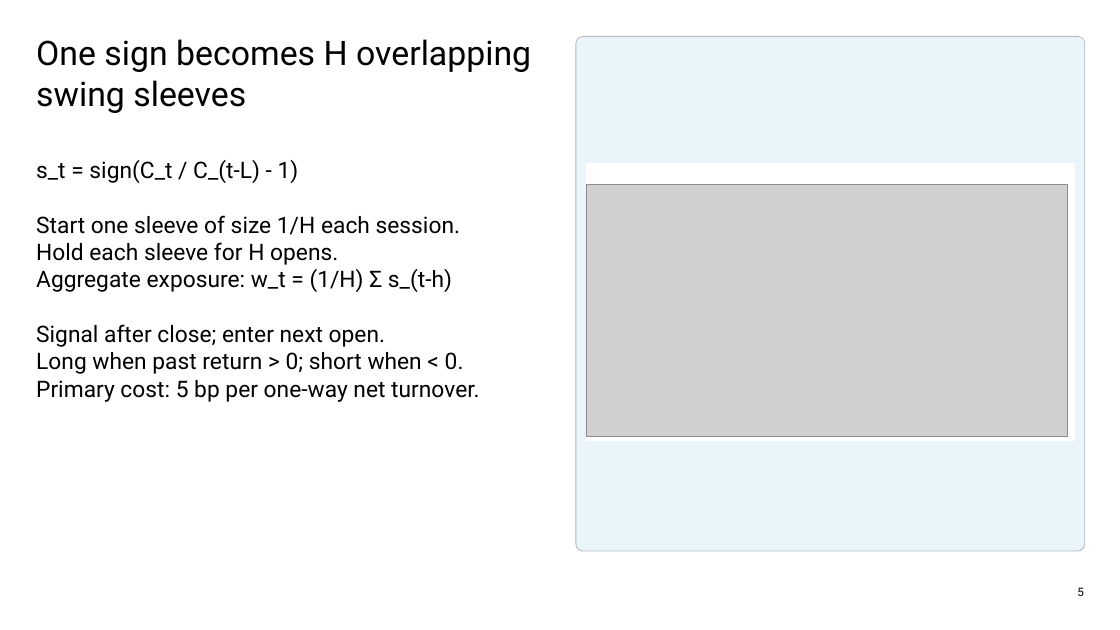
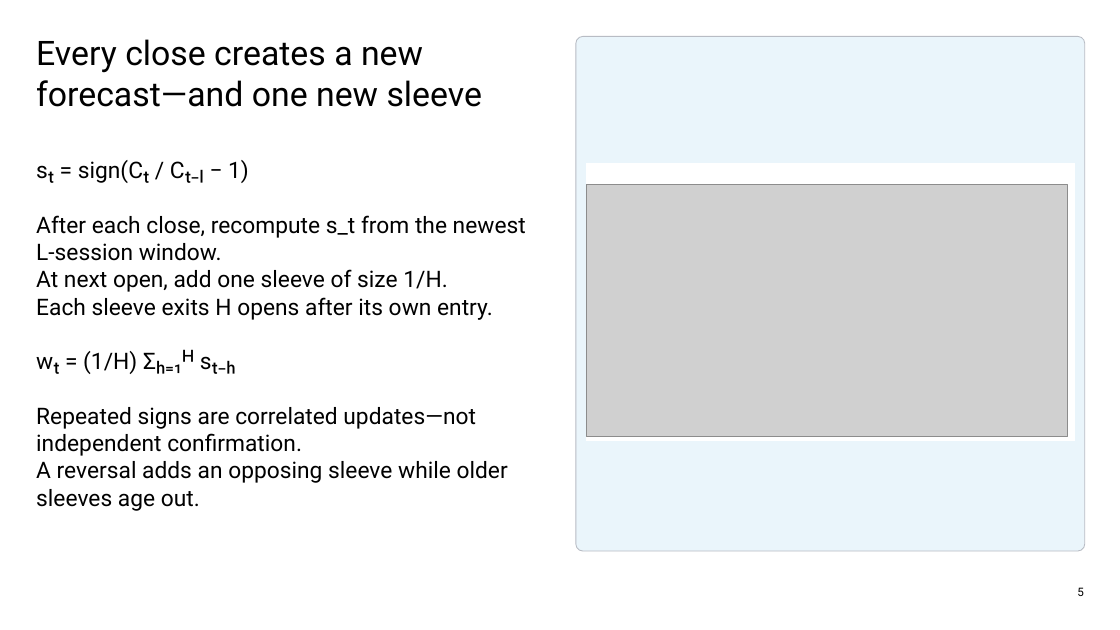
Before and after one commit to Francisc0Franc0/Time-Series-Modeling-Gen5, a slide deck: slide 5 of literature_studies/presentations/gen5_lit_mom_01_1_interday_momentum_evidence.pptx. Drawn at 1120x630 pixels with LibreOffice and Linux fonts; fonts in the diff are those of the drawing; grey boxes stand for pictures. Boxes give left, top, right and bottom in pixels: in the first picture for what was removed or moved away, otherwise in the second. Text is boxed around its words. In the diff, an @@ line names an element or a change of style, - is before the commit and + after.

Commit message:
Clarify LIT-MOM-01.1 inference and sleeves

```diff
--- a/literature_studies/presentations/gen5_lit_mom_01_1_interday_momentum_evidence.pptx
+++ b/literature_studies/presentations/gen5_lit_mom_01_1_interday_momentum_evidence.pptx
@@ text at (36,39,483,107): text changed @@
-One sign becomes H overlapping swing sleeves
+Every close creates a new forecast—and one new sleeve
@@ text at (36,160,526,511): text changed @@
-s_t = sign(C_t / C_(t-L) - 1)
-Start one sleeve of size 1/H each session.
-Hold each sleeve for H opens.
-Aggregate exposure: w_t = (1/H) Σ s_(t-h)
-Signal after close; enter next open.
-Long when past return > 0; short when < 0.
-Primary cost: 5 bp per one-way net turnover.
+sₜ = sign(Cₜ / Cₜ₋ₗ − 1)
+After each close, recompute s_t from the newest L-session window.
+At next open, add one sleeve of size 1/H.
+Each sleeve exits H opens after its own entry.
+wₜ = (1/H) Σₕ₌₁ᴴ sₜ₋ₕ
+Repeated signs are correlated updates—not independent confirmation.
+A reversal adds an opposing sleeve while older sleeves age out.
```
Also in this commit, not shown: 2 other slides changed, 5 other files.
